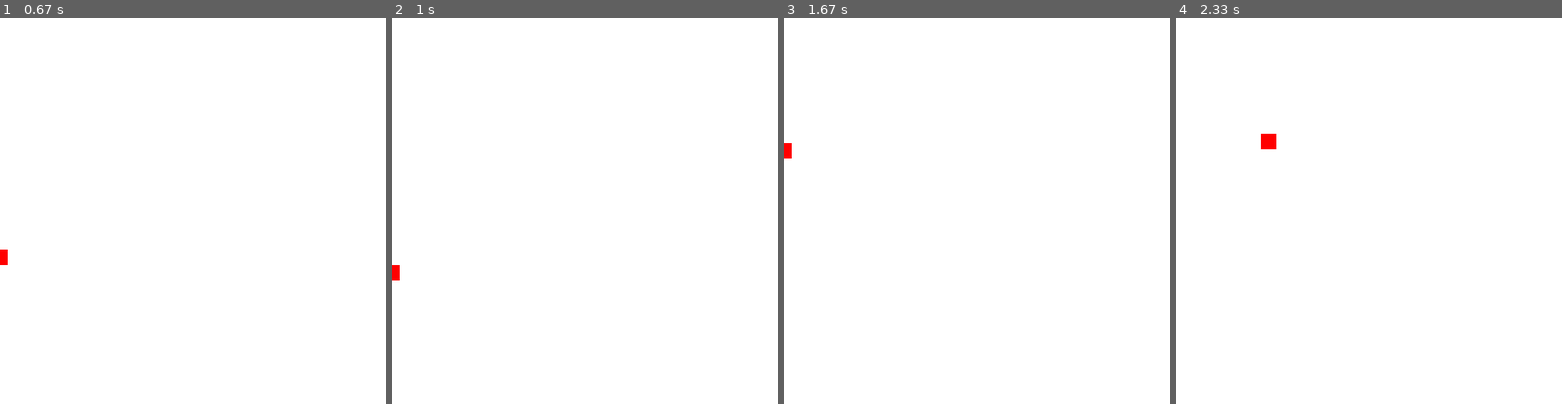
Above: before the commit, frames 1-4 (left to right).
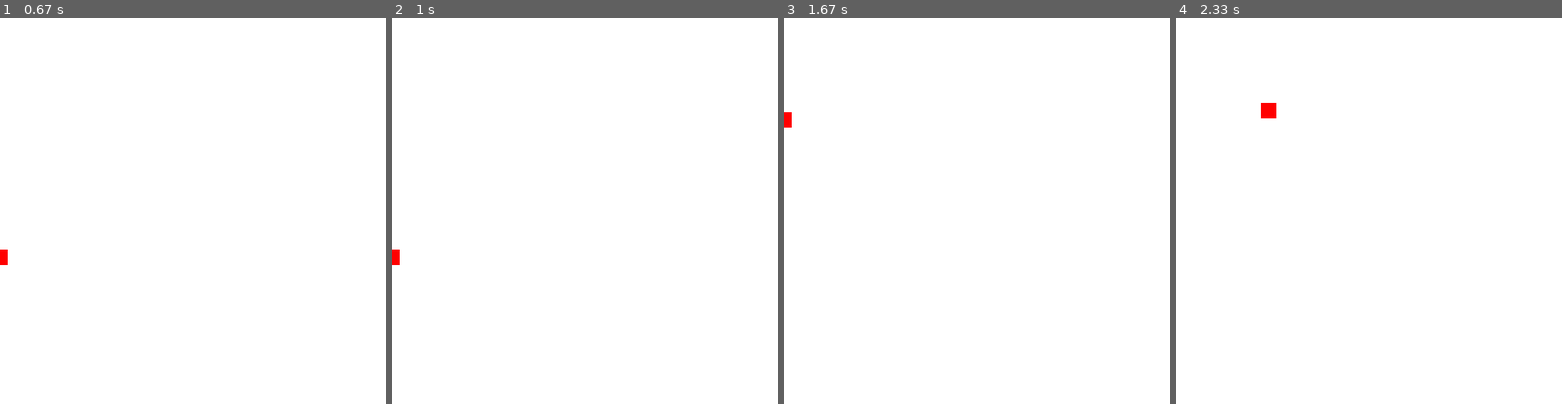
Above: after the commit, the same moments.

Repository: egwang/cookingmotion
Game: pygame game, started from sauteed meat.py
Two runs of this game, one before a commit and one after it. Both use one fixed random seed, a clock stepped at 60 frames per second and the inputs below.
Inputs:
- Up to frame 1 (0.67 s): hold Left from 0.33 s (still down)
- Up to frame 2 (1 s): release Left at 0.87 s; hold Down from 0.9 s (still down); tap Space at 0.97 s
- Up to frame 3 (1.67 s): release Down at 1.2 s; hold Left 1.23-1.63 s; tap Space at 1.3 s
- Up to frame 4 (2.33 s): hold Right 1.67-2.3 s; tap Space at 1.73, 2.03 s

Frame 1 is identical in both runs. In frame 2, 0.2% of the frame differs, in the area x 0-2%, y 60-68%; in frame 3, 0.2%; in frame 4, 0.3%, in the area x 22-26%, y 22-34%.

Commit message:
Update sauteed meat.py
- removed y arrow keys so the only time you can move the meat is when you click spacebar
- helpful so you can easily exchange spacebar with toss motion later

Diff:
--- a/sauteed meat.py
+++ b/sauteed meat.py
@@ -41,12 +41,9 @@
         x += vel
 
     if not(isJump): #doesn't allow you to move up/down if jumping or jump again if jumping
-        if keys[pygame.K_UP] and y > 0:
-            y -= vel
-        if keys[pygame.K_DOWN] and y < 500 - vel:
-            y += vel
         if keys[pygame.K_SPACE]:
             isJump = True
+
     else: #when jumping
         if jumpCount >= -10:
             neg = 1 #start moving up
@@ -59,6 +56,8 @@
         else:
             isJump = False
             jumpCount = 10
+
+
     redrawWindow()
 
 pygame.quit() #closes the window
